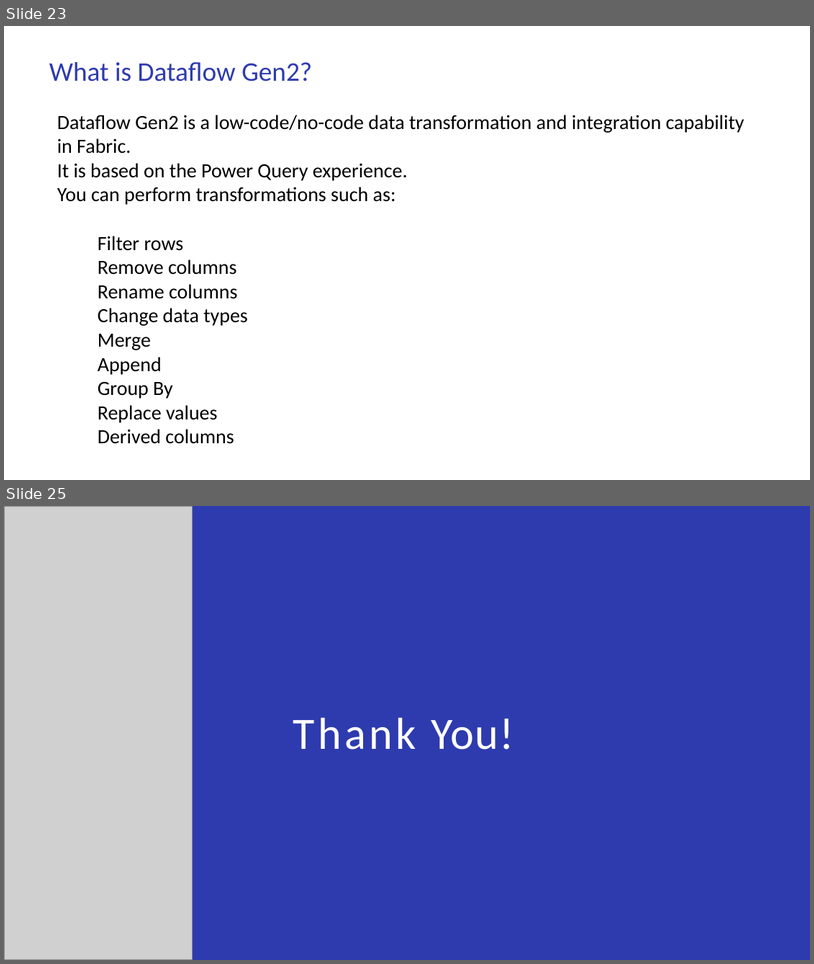
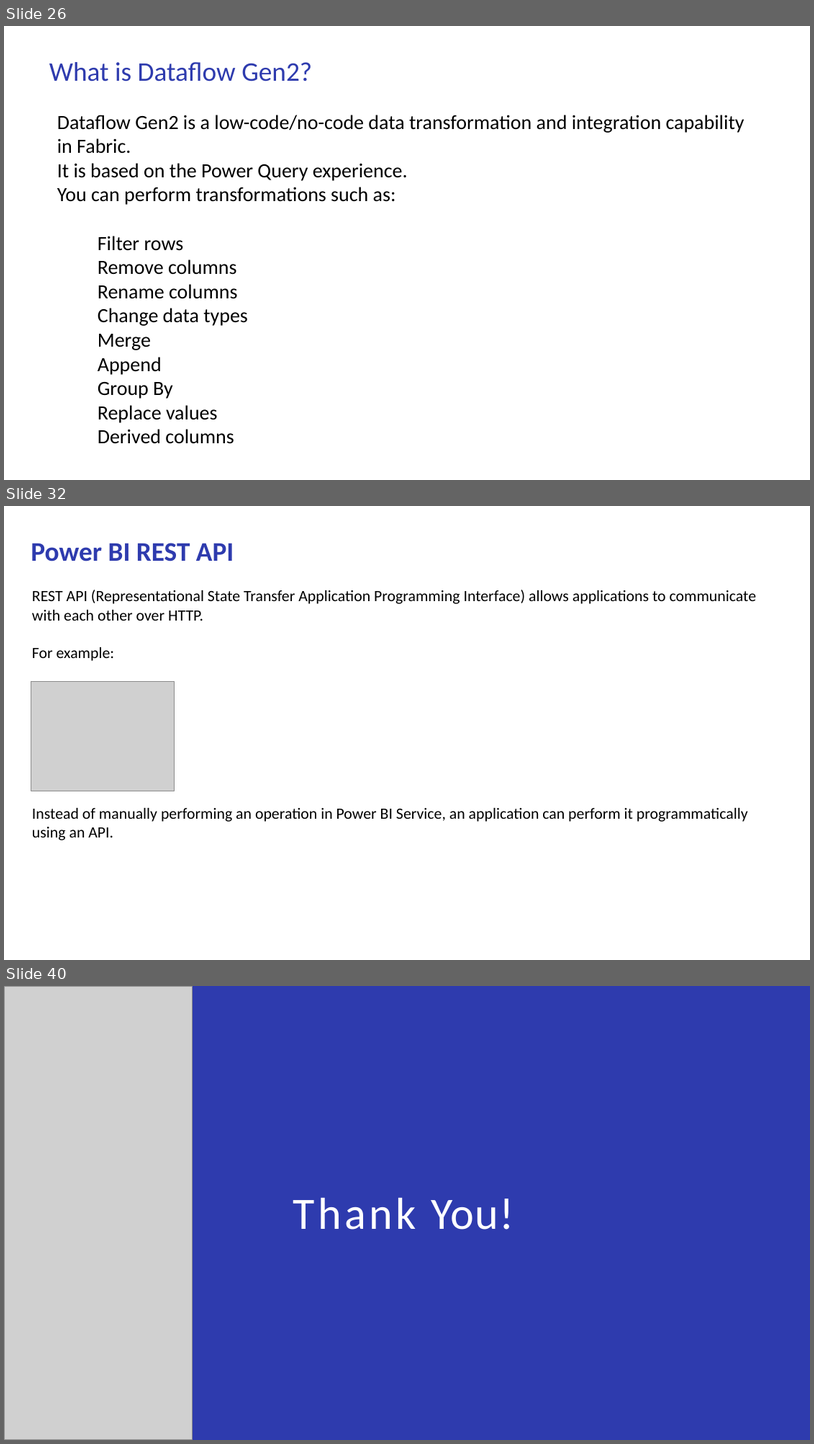
Before and after one commit to babjeereddy/ppt, a slide deck: MS_Fabric.pptx. Shown one above the other, each under a label of ours: slides 23 and 25 before the commit, slides 26, 32 and 40 after it; the slides between them are not shown. The pictures are 814x964 and 814x1444 pixels, drawn with LibreOffice and Linux fonts; fonts in the diff are those of the drawing; grey boxes stand for pictures. Boxes give left, top, right and bottom in pixels: in the first picture for what was removed or moved away, otherwise in the second. Text is boxed around its words. In the diff, an @@ line names an element or a change of style, - is before the commit and + after.

```diff
--- a/MS_Fabric.pptx
+++ b/MS_Fabric.pptx
@@ slide 32 added at [4, 506, 810, 960], background #FFFFFF @@
@@ title added at [31, 543, 234, 561], 24 pt, text #2E3BAE, bold @@
+Power BI REST API
@@ text added at [32, 590, 757, 661], 14 pt, text #000000 @@
+REST API (Representational State Transfer Application Programming Interface) allows applications to communicate with each other over HTTP.
+For example:
@@ picture added at [31, 682, 174, 790] @@
@@ text added at [32, 808, 748, 840], 14 pt, text #000000 @@
+Instead of manually performing an operation in Power BI Service, an application can perform it programmatically using an API.
@@ what was slide 23 is now slide 26 @@
@@ what was slide 25 is now slide 40 @@
```
Also in this commit, not shown: 1 slide changed, 14 other slides added, 3 other files.
